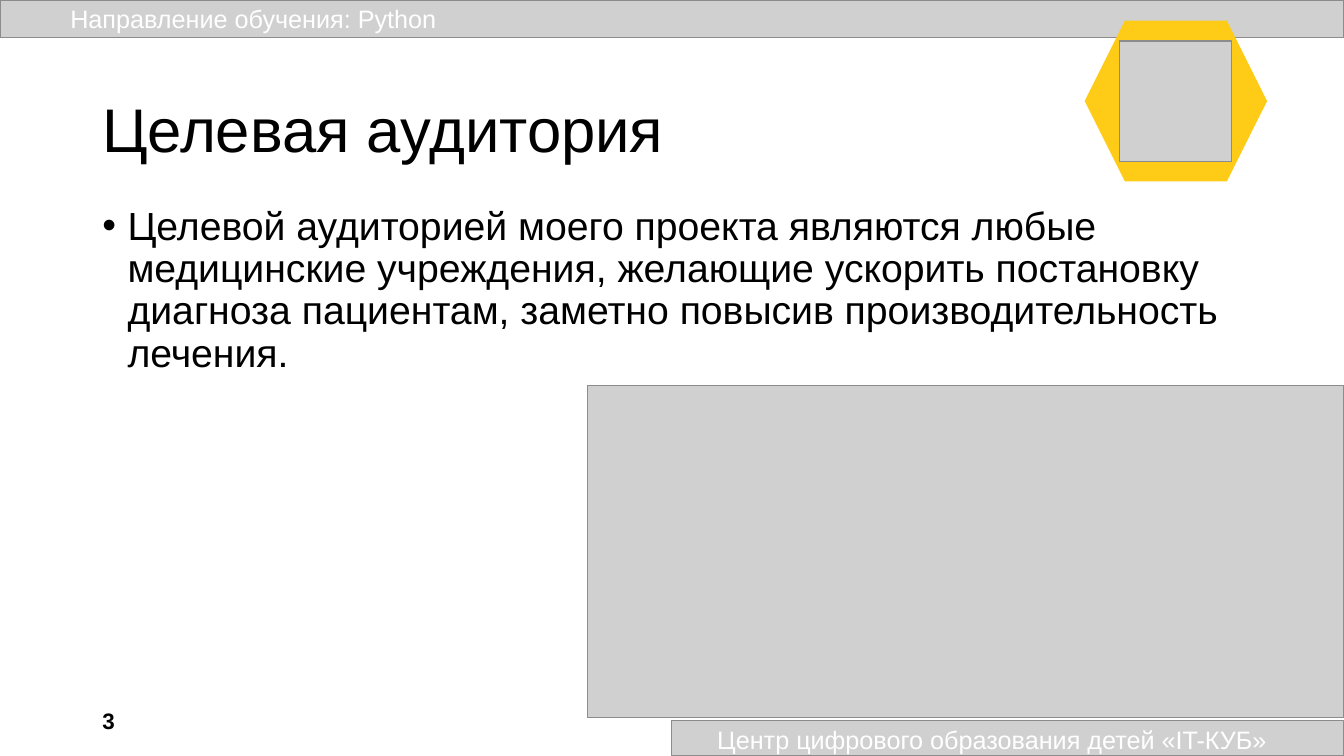
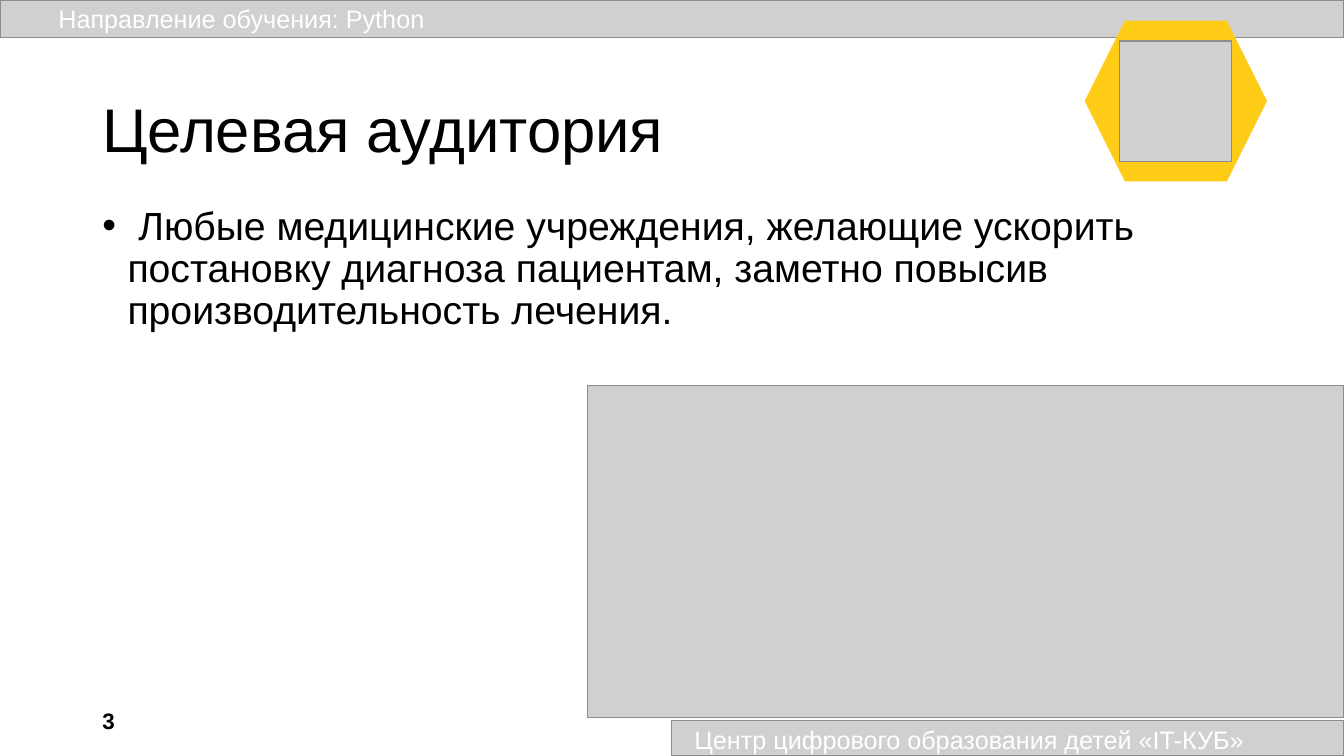
Before and after one commit to AdvoCut007/RayTensor, a slide deck: slide 3 of static/presentation/RayTensor.pptx. Drawn at 1344x756 pixels with LibreOffice and Linux fonts; fonts in the diff are those of the drawing; grey boxes stand for pictures; background and template pictures are left out. Boxes give left, top, right and bottom in pixels: in the first picture for what was removed or moved away, otherwise in the second. Text is boxed around its words. In the diff, an @@ line names an element or a change of style, - is before the commit and + after.

```diff
--- a/static/presentation/RayTensor.pptx
+++ b/static/presentation/RayTensor.pptx
@@ text "Направление обучения: Python": place and size @@
-text "Направление обучения: Python" at box(70, 10, 436, 33)
+text "Направление обучения: Python" at box(58, 10, 424, 33)
@@ text at box(128, 211, 1134, 332): text changed @@
-• Целевой аудиторией моего проекта являются любые медицинские учреждения, желающие ускорить постановку диагноза пациентам, заметно повысив производительность лечения.
+• Любые медицинские учреждения, желающие ускорить постановку диагноза пациентам, заметно повысив производительность лечения.
@@ text "Центр цифрового образования детей «IT-КУБ»": place and size @@
-text "Центр цифрового образования детей «IT-КУБ»" at box(717, 731, 1267, 754)
+text "Центр цифрового образования детей «IT-КУБ»" at box(694, 731, 1244, 754)
```
Also in this commit, not shown: 5 other slides changed, 1 slide added, 2 slides removed, 2 other files.
